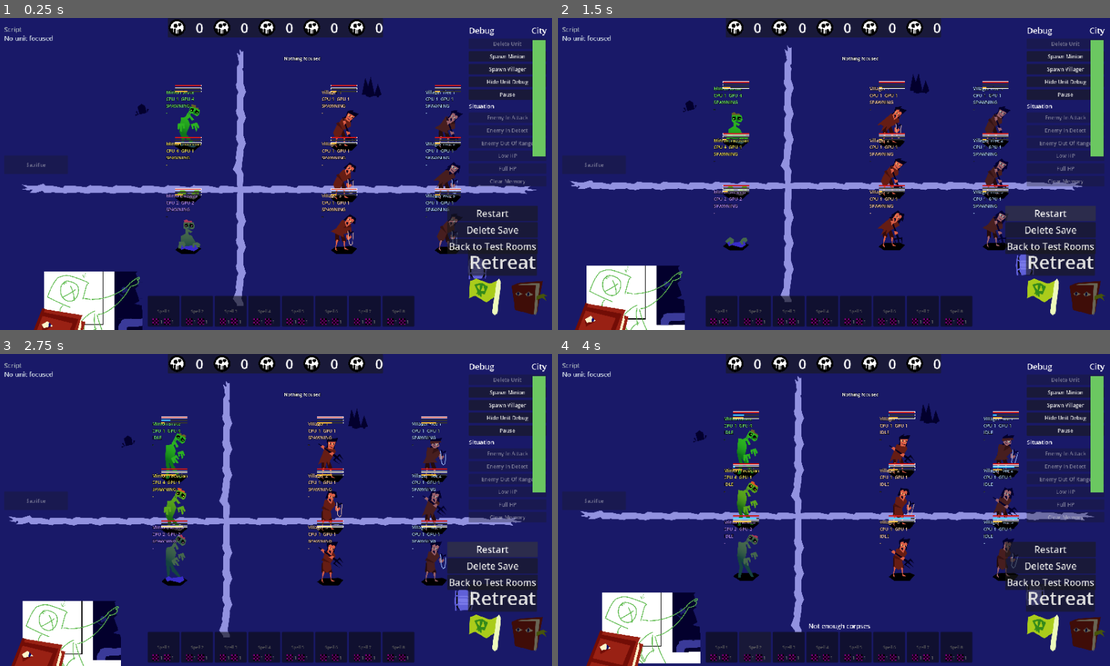
Above: before the commit, frames 1-4 (two rows, left to right).
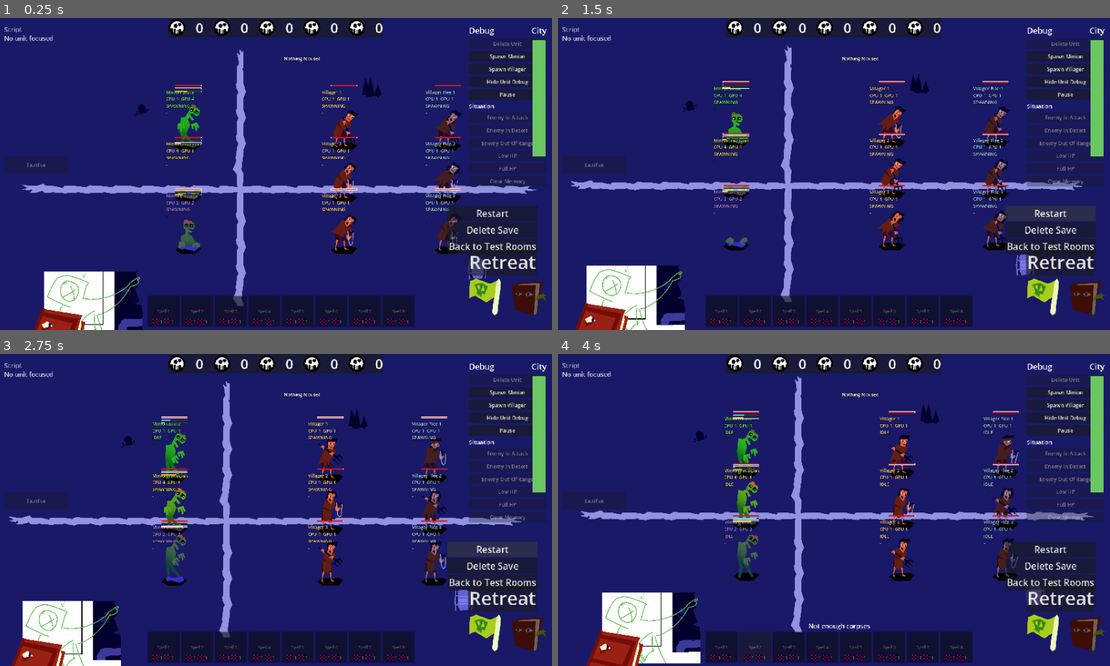
Above: after the commit, the same moments.

Repository: slost/thj-2026
Game: Godot game, scene res://systems/battle/battle_test.tscn
Same seed, same stepped clock (60 frames per second), same inputs: the game is played once before the commit and once after it. This scene is started directly instead of the project's main scene.
Inputs:
- Up to frame 1 (0.25 s): no input
- Up to frame 2 (1.5 s): click "Restart" at 0.5 s; click "Restart" at 1.25 s
- Up to frame 3 (2.75 s): click "Restart" at 2 s
- Up to frame 4 (4 s): click "Spell 1" at 2.75 s; click "Spell 2" at 3.5 s

The runs differ from the first frame. In frame 1, 0.3% of the frame differs, in the area x 59-84%, y 22-58%; in frame 2, 0.3%; in frame 3, 0.3%; in frame 4, 0.4%, in the area x 59-84%, y 19-55%.

Commit message:
Keep enemies off the selection, and end a raid that has no defenders.
Co-authored-by: Cursor <cursoragent@cursor.com>

Diff:
--- a/systems/battle/battle.gd
+++ b/systems/battle/battle.gd
@@ -80,6 +80,8 @@
 	set_state(State.FIELD)
 	_set_city_chrome(true)
 	_refresh_city_progress()
+	if _is_raid_scene():
+		declare_victory_if_clear()
 
 
 func _unhandled_input(event: InputEvent) -> void:
@@ -103,6 +105,26 @@
 		return
 	if ratio <= 0.0:
 		_open_stage_end()
+
+
+## A raid with nobody left to fight is already won. The town takes no stake damage.
+func declare_victory_if_clear() -> void:
+	if _stage_ended or _living_enemy():
+		return
+	_open_stage_end(false)
+
+
+func _living_enemy() -> bool:
+	var tree := get_tree()
+	if tree == null:
+		return false
+	for node in tree.get_nodes_in_group(Unit2D.GROUP):
+		var unit := node as Unit2D
+		if unit == null or unit.state == Unit2D.State.DEAD:
+			continue
+		if unit.team == Unit2D.Team.VILLAGER:
+			return true
+	return false
 
 
 func _on_retreat_pressed() -> void:
@@ -150,12 +172,12 @@
 	_set_city_chrome(false)
 
 
-func _open_stage_end() -> void:
+func _open_stage_end(city_fallen := true) -> void:
 	if _stage_ended:
 		return
 	_stage_ended = true
 	var bar := _city_bar()
-	if bar:
+	if city_fallen and bar:
 		bar.value = 0.0
 	if _stage_end:
 		_stage_end.visible = true
--- a/systems/battle/focus_director.gd
+++ b/systems/battle/focus_director.gd
@@ -79,7 +79,7 @@
 
 ## Click focus. Stays until a click lands on empty space or another target.
 func select_target(target: FocusTargetComponent) -> void:
-	if not accepts_pointer or target == null or not target.can_focus():
+	if not accepts_pointer or target == null or not target.can_select():
 		return
 	_pinned = target
 	_refresh()
@@ -204,7 +204,7 @@
 func _place_ranges(unit: Unit2D) -> void:
 	if _ranges == null:
 		return
-	if unit == null or unit.stats == null:
+	if unit == null or unit.stats == null or unit.team == Unit2D.Team.VILLAGER:
 		_ranges.visible = false
 		return
 	var tile := 128.0
--- a/systems/battle/focus_target_component.gd
+++ b/systems/battle/focus_target_component.gd
@@ -35,6 +35,11 @@
 
 func can_focus() -> bool:
 	return is_enabled() and get_host() is Node2D
+
+
+## Pin. Enemies stay out of this so a click cannot take the selection off a minion.
+func can_select() -> bool:
+	return can_focus()
 
 
 func get_focus_position() -> Vector2:
--- a/systems/battle/script_debug_panel.gd
+++ b/systems/battle/script_debug_panel.gd
@@ -39,13 +39,22 @@
 	var director := tree.get_first_node_in_group(FocusDirector.GROUP) as FocusDirector
 	if director == null or director.process_mode == Node.PROCESS_MODE_DISABLED:
 		return null
-	return director.get_inspected_unit()
+	var unit := director.get_inspected_unit()
+	if _shows_script(unit):
+		return unit
+	var pinned := director.get_selected_unit()
+	if _shows_script(pinned):
+		return pinned
+	return null
+
+
+func _shows_script(unit: Unit2D) -> bool:
+	return unit != null and unit.team != Unit2D.Team.VILLAGER
 
 
 func _render(unit: Unit2D) -> String:
 	var rows := PackedStringArray()
 	rows.append("[color=#9aa4b2]Script — %s[/color]" % _escape(_script_title(unit)))
-	rows.append("[color=#9aa4b2]Doing[/color]  %s" % _escape(_current_action(unit)))
 	var function := unit.runner.get_update_script() if unit.runner else null
 	var current := unit.runner.read_index if unit.runner else -1
 	if function == null or function.lines.is_empty():
@@ -66,10 +75,13 @@
 	rows.append("")
 	rows.append("[color=#9aa4b2]Targets[/color]  %s" % _escape(_target_list(unit)))
 	rows.append("[color=#9aa4b2]Queue[/color]  %s" % _escape(_queue_list(unit)))
+	rows.append("[color=#9aa4b2]CPU[/color]  %d    [color=#9aa4b2]GPU[/color]  %d" % [unit.get_cpu(), unit.get_gpu()])
+	var doing := "[color=#9aa4b2]Doing[/color]  %s" % _escape(_current_action(unit))
 	if unit.stats:
 		var pattern := LocaleText.resolve("ui.code_editor.ram", "RAM: {used}/{max} MB", "en")
 		var usage := pattern.format({"used": unit.get_ram_used(), "max": unit.stats.ram})
-		rows.append("[color=#9aa4b2]%s[/color]" % usage)
+		doing += "    [color=#9aa4b2]%s[/color]" % usage
+	rows.append(doing)
 	return "\n".join(rows)
 
 
--- a/systems/units/animation_bar_component.gd
+++ b/systems/units/animation_bar_component.gd
@@ -20,6 +20,9 @@
 		push_warning("AnimationBarComponent has no host")
 		return
 	_create_bar()
+	var unit := _host as Unit2D
+	if unit != null and unit.team == Unit2D.Team.VILLAGER:
+		set_bar_visible(false)
 
 
 func set_bar_visible(show: bool) -> void:
--- a/systems/units/think_bar_component.gd
+++ b/systems/units/think_bar_component.gd
@@ -21,6 +21,9 @@
 		push_warning("ThinkBarComponent has no host")
 		return
 	_create_bar()
+	var unit := _host as Unit2D
+	if unit != null and unit.team == Unit2D.Team.VILLAGER:
+		set_bar_visible(false)
 
 
 func set_bar_visible(show: bool) -> void:
--- a/systems/units/unit_2d.gd
+++ b/systems/units/unit_2d.gd
@@ -105,6 +105,20 @@
 	_wire_health()
 	_bind_animation_player()
 	_begin_spawn()
+	_hide_enemy_meters()
+
+
+## Villagers keep the health bar. Think and animation meters stay off.
+func _hide_enemy_meters() -> void:
+	if team != Team.VILLAGER:
+		return
+	var container := get_node_or_null("ComponentContainer")
+	if container == null:
+		return
+	for child in container.get_children():
+		if str(child.name) == "HealthBarComponent" or not child.has_method("set_bar_visible"):
+			continue
+		child.set_bar_visible(false)
 
 
 func _physics_process(delta: float) -> void:
@@ -417,8 +431,12 @@
 	if container == null:
 		return
 	for child in container.get_children():
-		if child.has_method("set_bar_visible"):
-			child.set_bar_visible(show)
+		if not child.has_method("set_bar_visible"):
+			continue
+		var allowed := show
+		if team == Team.VILLAGER and str(child.name) != "HealthBarComponent":
+			allowed = false
+		child.set_bar_visible(allowed)
 
 
 ## Health bar, think bar, animation bar, and the per-unit debug label stay off after death.
--- a/systems/units/unit_focus_component.gd
+++ b/systems/units/unit_focus_component.gd
@@ -1,6 +1,13 @@
 ## Focus debug for one Unit2D. Presence of this component is what makes the unit focusable.
 extends FocusTargetComponent
 class_name UnitFocusComponent
+
+
+func can_select() -> bool:
+	var unit := get_host() as Unit2D
+	if unit != null and unit.team == Unit2D.Team.VILLAGER:
+		return false
+	return super.can_select()
 
 
 func get_debug_text() -> String:
--- a/systems/world_map/camp_ground.gd
+++ b/systems/world_map/camp_ground.gd
@@ -10,6 +10,10 @@
 func _ready() -> void:
 	_paint_ground()
 	_build_nav()
+	if get_node_or_null("GridNav") == null:
+		var grid := GridNav.new()
+		grid.name = "GridNav"
+		add_child(grid)
 
 
 func contains_world(world_pos: Vector2) -> bool:
--- a/systems/world_map/world_map.gd
+++ b/systems/world_map/world_map.gd
@@ -36,7 +36,11 @@
 
 const _Summoner := preload("res://systems/game/summoner.gd")
 const _CodeBook := preload("res://systems/code_editor/code_book.gd")
+const _OrderMove := preload("res://systems/blocks/order_move.gd")
 const _INDICATOR_TEXTURE := preload("res://placeholders/tex_indicator.png")
+
+## Right-click a pinned minion's destination while the camp is open.
+@export var direct_orders := true
 
 var _camp_director: FocusDirector
 
@@ -357,12 +361,31 @@
 
 
 func _camp_indicator(node_name: String, z: int) -> Sprite2D:
-	var sprite := Sprite2D.new()
+	var sprite := HotSwapSprite.new()
 	sprite.name = node_name
 	sprite.z_index = z
 	sprite.visible = false
 	sprite.texture = _INDICATOR_TEXTURE
+	sprite.asset_id = "tex_indicator"
 	return sprite
+
+
+## Queues a walk on the camp yard. False outside camp or on a blocked cell.
+func issue_move_order(unit: Unit2D, world_pos: Vector2) -> bool:
+	if not direct_orders or current_state != State.CAMP:
+		return false
+	if unit == null or unit.team != Unit2D.Team.MINION or unit.state == Unit2D.State.DEAD:
+		return false
+	var grid := camp.get_node_or_null("GridNav") as GridNav if camp != null else null
+	if grid == null:
+		return false
+	var cell := grid.world_to_cell(world_pos)
+	if not grid.is_walkable_cell(cell):
+		return false
+	var order = _OrderMove.new()
+	order.goal = cell
+	unit.enqueue_order(order)
+	return true
 
 
 func summon_spot(world_pos: Vector2) -> Dictionary:
--- a/tests/test_game_loop.gd
+++ b/tests/test_game_loop.gd
@@ -274,6 +274,22 @@
 	var yard := world.get_node(^"Camp/Map") as TileMapLayer
 	if yard == null or yard.get_cell_source_id(yard.local_to_map(Vector2.ZERO)) == -1:
 		_fail("camp yard was not painted")
+	var hover := world.get_node_or_null(^"Camp/CampHover")
+	if hover == null or str(hover.get("asset_id")) != "tex_indicator":
+		_fail("camp indicator is not the shared marker")
+	var camp_grid := world.get_node_or_null(^"Camp/GridNav") as GridNav
+	if camp_grid == null:
+		_fail("camp has no walk grid")
+	else:
+		var home := camp_grid.world_to_cell(yard.to_global(Vector2.ZERO))
+		var goal := home + Vector2i(2, 0)
+		var camper := _walker(world.get_node(^"Camp"), camp_grid, home)
+		if not camp_grid.is_walkable_cell(goal):
+			_fail("camp goal cell is blocked")
+		elif not bool(world.call("issue_move_order", camper, camp_grid.cell_to_world(goal))):
+			_fail("camp did not accept a walk order")
+		elif camper.queue_actions.is_empty() or camper.queue_actions[0].goal != goal:
+			_fail("camp walk order lost its cell")
 	world.set_state(map_script.State.CODE)
 	for _frame in 5:
 		await process_frame
@@ -356,6 +372,19 @@
 		_fail("field camera zoom was not restored")
 	game.set("current_stage", null)
 	battle.queue_free()
+	await process_frame
+	var clear := (load("res://systems/battle/battle.tscn") as PackedScene).instantiate() as Node2D
+	root.add_child(clear)
+	await process_frame
+	clear.call("declare_victory_if_clear")
+	var end := clear.get_node_or_null(^"CanvasLayer/StageEndScreen") as CanvasItem
+	if end == null or not end.visible:
+		_fail("empty battle did not end")
+	var city_after := root.get_node_or_null(^"GUI/CityProgress") as ProgressBar
+	if city_after != null and city_after.value < 0.99:
+		_fail("empty battle damaged the city")
+	paused = false
+	clear.queue_free()
 
 
 func _check_orders_and_summon(battle: Node2D) -> void:
@@ -402,6 +431,23 @@
 	var director := FocusDirector.new()
 	battle.add_child(director)
 	await process_frame
+	var foe_focus := foe.get_node(^"ComponentContainer/UnitFocusComponent") as FocusTargetComponent
+	director.select_target(foe_focus)
+	await process_frame
+	if director.get_selected_unit() == foe:
+		_fail("enemy could be selected")
+	var think := foe.get_node_or_null(^"ComponentContainer/ThinkBarComponent")
+	var health := foe.get_node_or_null(^"ComponentContainer/HealthBarComponent")
+	if think != null and think.get_child_count() > 0 and (think.get_child(0) as CanvasItem).visible:
+		_fail("enemy think bar stayed visible")
+	if health == null or health.get_child_count() == 0 or not (health.get_child(0) as CanvasItem).visible:
+		_fail("enemy health bar was hidden")
+	var ranges := battle.get_node_or_null(^"FocusRanges") as CanvasItem
+	if ranges == null or ranges.visible:
+		_fail("villager ranges stayed visible")
+	var preview := root.get_node_or_null(^"GUI/ScriptPreview/Body") as RichTextLabel
+	if preview != null and not preview.text.contains("No unit focused"):
+		_fail("villager script stayed on screen")
 	var focus := minion.get_node(^"ComponentContainer/UnitFocusComponent") as FocusTargetComponent
 	director.select_target(focus)
 	await process_frame
--- a/tests/test_script_editing.gd
+++ b/tests/test_script_editing.gd
@@ -945,6 +945,18 @@
 			_fail("fresh raid script was marked old")
 		if not text.contains("Doing"):
 			_fail("script preview does not show the current action")
+		var cpu_with_gpu := false
+		for line in text.split("\n"):
+			if line.contains("CPU") and line.contains("GPU"):
+				cpu_with_gpu = true
+		if not cpu_with_gpu:
+			_fail("CPU and GPU are not on the same line")
+		var doing_beside_ram := false
+		for line in text.split("\n"):
+			if line.contains("Doing") and line.contains("RAM"):
+				doing_beside_ram = true
+		if not doing_beside_ram:
+			_fail("current action is not beside RAM")
 		var live := slot.get_update_function()
 		if live and not live.lines.is_empty():
 			live.lines.append(live.lines[0].duplicate())
